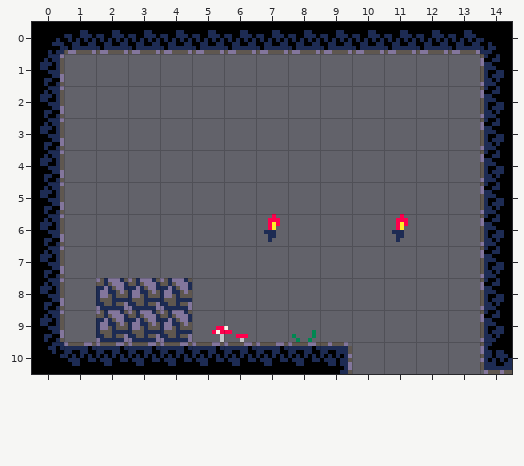
Tiled map -- assets/tiled/maps/room06.tmx. Above: the version before the commit.
Cells are 8x8 px. Shown: x 0..14, y 0..10.
The result:
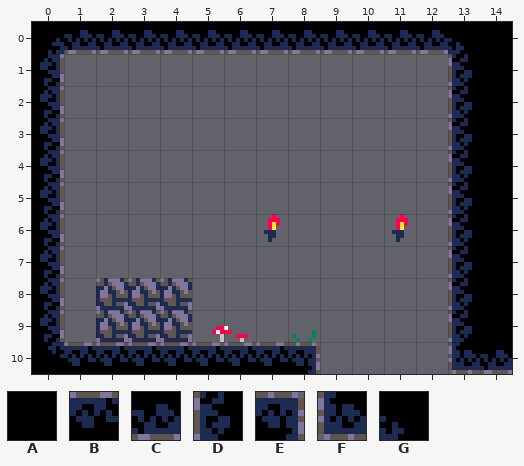
Key: from "tileset": A 0, B 1, C 1 turned 180, D 1 turned 270, E 2, F 2 turned 180, G 3 turned 180.
_ is an empty cell, . an unchanged one.
From old to new:
--- layer "Tiles"
@@ x 8..14 @@
- 0 .....CG
- 1 ....._D
- 2 ....._D
- 3 ....._D
- 4 ....._D
- 5 ....._D
- 6 ....._D
- 7 ....._D
- 8 ....._D
- 9 ....._D
-10 BE..._F
+ 0 .....GA
+ 1 .....DA
+ 2 .....DA
+ 3 .....DA
+ 4 .....DA
+ 5 .....DA
+ 6 .....DA
+ 7 .....DA
+ 8 .....DA
+ 9 .....DA
+10 E_...FC
